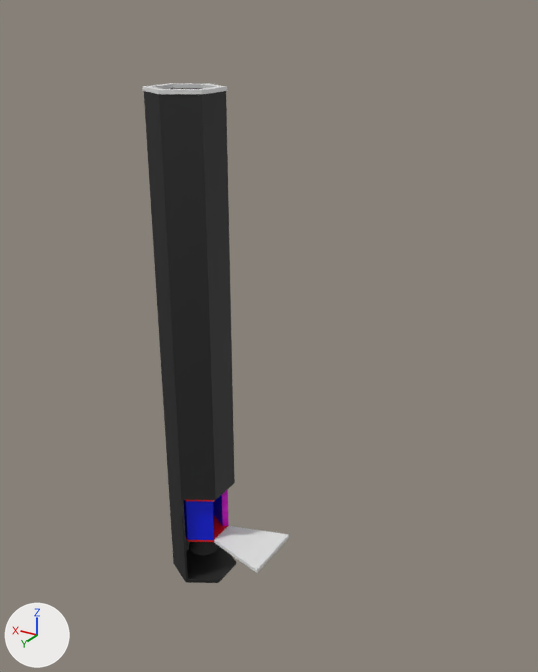
An edit to the Blender file BlenderModels/Chapter1/HexagonalElevator.blend, drawn before and after from the same camera.
Rendered twice from a camera (50 mm lens) standing at (-11.5, 15.21, 8.65) and looking at (-2.2, -0.29, 0.9). Every picture has the same lights, and +X, +Y and +Z are marked at lower left.

Names of what the first picture shows: 'ElevatorBottomPlatform', 'ElevatorMainObject', 'ElevatorShaft', 'ElevatorTopRamp', 'RocketEngine'.
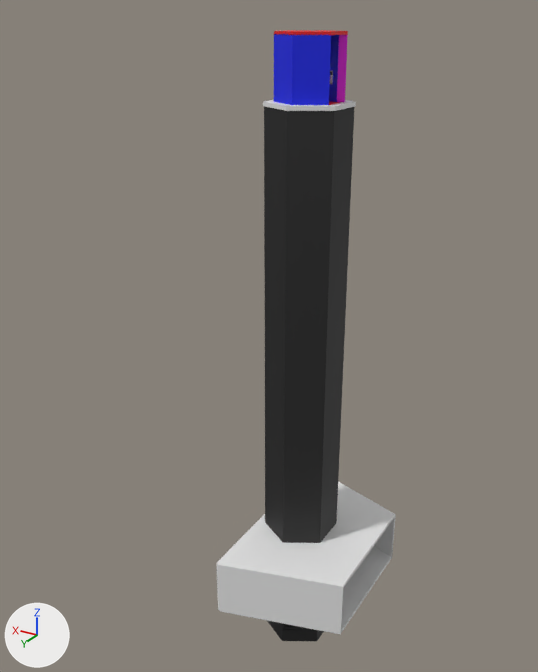
Changed parts and their boxes [x1, y1, x2, y2] in the pictures (538 x 672 px):
'ElevatorShaft', reshaped, moved (8% taller)
    before: [144, 88, 236, 583]
    after: [264, 106, 354, 641]
'Chapter1-2Area-top', added
    after: [218, 482, 395, 634]
'ElevatorMainObject', moved
    before: [183, 489, 229, 542]
    after: [274, 34, 348, 105]
'Chapter1-2Area-Bottom', added
    after: [216, 514, 396, 635]
'ElevatorBottomPlatform', deleted
    before: [214, 526, 289, 573]
'ElevatorTopRamp', reshaped, moved
    before: [142, 83, 227, 94]
    after: [263, 100, 356, 111]
'ElevatorTopObject', moved
    before: [185, 500, 214, 502]
    after: [274, 30, 348, 35]
'RocketEngine', moved (not visible afterwards)
    before: [189, 542, 219, 555]
part 1 of me_cylinder, built on
    before: [186, 546, 236, 580]
    after: [268, 621, 324, 641]

The change, as a diff of the scene's bpy script:
```diff
--- a/BlenderModels/Chapter1/HexagonalElevator.blend.py
+++ b/BlenderModels/Chapter1/HexagonalElevator.blend.py
@@ me_cylinder @@
 me_cylinder.from_pydata(...)  # 54 vertices, 52 faces; spans x -1.0..1.0, y -1.0..1.0, z -261.0..1.0
 # used by ob_elevatorshaft; location = (0.0, 0.0, 7.02); scale = (1.0, 1.0, 0.055)
 # verts and faces of me_cylinder; kept vertices keep their numbers, new ones are numbered from 54
+# me_cylinder part 1
+delete_faces([(18, 19, 20, 21, 22, 23), (48, 53, 52, 51, 50, 49)])
+for new, old in zip([*range(54, 60)], [*range(18, 24)]): verts[new] = verts[old] + (0.0, 0.0, -8.0)
+verts[60] = (0.0, -1.0, -259.0)
+verts[61] = (-1.0, 0.0, -259.0)
+verts[62] = (0.0, -1.0, -259.0)
+verts[63] = (-1.0, 0.0, -259.0)
+for new, old in zip([*range(64, 68)], [*range(60, 64)]): verts[new] = verts[old] + (1.0, 1.0, 0.0)
+for new, old in zip([*range(68, 72)], [61, 63, 64, 66]): verts[new] = verts[old] + (0.0, 0.0, 0.0)
+faces += [(18, 54, 59, 23), (62, 66, 71, 67, 63, 69), (65, 67, 71, 70), (64, 70, 71, 66), (60, 64, 66, 62), (60, 62, 69, 68)]
+faces += [(61, 68, 69, 63), (61, 63, 67, 65), (54, 55, 56, 57, 58, 59), (21, 22, 58, 57), (19, 20, 56, 55), (22, 23, 59, 58)]
+faces += [(20, 21, 57, 56), (18, 19, 55, 54)]
 me_cylinder.materials.append(mat_elevatorshaft)
@@ ob_rocketengine @@
 ob_rocketengine = bpy.data.objects.new('RocketEngine', me_cone_002)
-ob_rocketengine.location = (-0.01, 0.02, -6.32)
+ob_rocketengine.location = (-3.42, 0.02, 6.45)
 ob_rocketengine.scale = (0.324, 0.324, 0.266)
@@ ob_elevatorbottomplatform @@
-ob_elevatorbottomplatform = bpy.data.objects.new('ElevatorBottomPlatform', me_cube_005)
@@ ob_elevatorshaft @@
 ob_elevatorshaft = bpy.data.objects.new('ElevatorShaft', me_cylinder)
-ob_elevatorshaft.location = (0.0, 0.0, 7.02)
+ob_elevatorshaft.location = (-3.41, 0.0, 6.84)
 ob_elevatorshaft.scale = (1.0, 1.0, 0.055)
@@ ob_elevatormainobject @@
 ob_elevatormainobject = bpy.data.objects.new('ElevatorMainObject', me_cylinder_005)
-ob_elevatormainobject.location = (0.0, 0.0, -5.91)
+ob_elevatormainobject.location = (-3.41, 0.0, 6.86)
 ob_elevatormainobject.scale = (0.788, 0.788, -0.0357)
@@ ob_elevatortopobject @@
 ob_elevatortopobject = bpy.data.objects.new('ElevatorTopObject', me_cylinder_006)
-ob_elevatortopobject.location = (0.0, 0.0, -4.46)
+ob_elevatortopobject.location = (-3.41, 0.0, 8.31)
 ob_elevatortopobject.scale = (0.788, 0.788, -0.0357)
@@ ob_elevatordoortop @@
-ob_elevatordoortop = bpy.data.objects.new('ElevatorDoorTop', me_cube_001)
@@ ob_elevatordoorbottom @@
-ob_elevatordoorbottom = bpy.data.objects.new('ElevatorDoorBottom', me_cube_002)
@@ ob_elevatortopramp @@
 ob_elevatortopramp = bpy.data.objects.new('ElevatorTopRamp', me_cylinder_007)
-ob_elevatortopramp.location = (0.0, 0.0, 7.03)
+ob_elevatortopramp.location = (-3.41, 0.0, 6.86)
 ob_elevatortopramp.scale = (1.03, 1.03, -0.0465)
@@ ob_elevatortopramp @@
 _m = ob_elevatortopramp.modifiers.new('Boolean.001', 'BOOLEAN')
-_m.object = ob_elevatordoortop
 _m = ob_elevatortopramp.modifiers.new('Boolean.002', 'BOOLEAN')
-_m.object = ob_elevatordoorbottom
@@ ob_chapter1_2area_top @@
+ob_chapter1_2area_top = bpy.data.objects.new('Chapter1-2Area-top', me_cube_015)  # 66 vertices, 43 faces; spans x -1.0..1.0, y -1.6..1.6, z -1.0..35.4
+ob_chapter1_2area_top.location = (-3.96, -0.02, -4.47)
+ob_chapter1_2area_top.rotation_euler = (3.142, 0.0, 0.0)  # degrees (180, 0, 0)
+ob_chapter1_2area_top.scale = (1.57, 1.67, 0.0428)
@@ ob_chapter1_2area_bottom @@
+ob_chapter1_2area_bottom = bpy.data.objects.new('Chapter1-2Area-Bottom', me_cube_012)  # 44 vertices, 38 faces; spans x -1.0..1.0, y -1.6..1.6, z -1.0..35.7
+ob_chapter1_2area_bottom.location = (-3.96, -0.02, -5.96)
+ob_chapter1_2area_bottom.scale = (1.57, 1.67, 0.0428)
```
